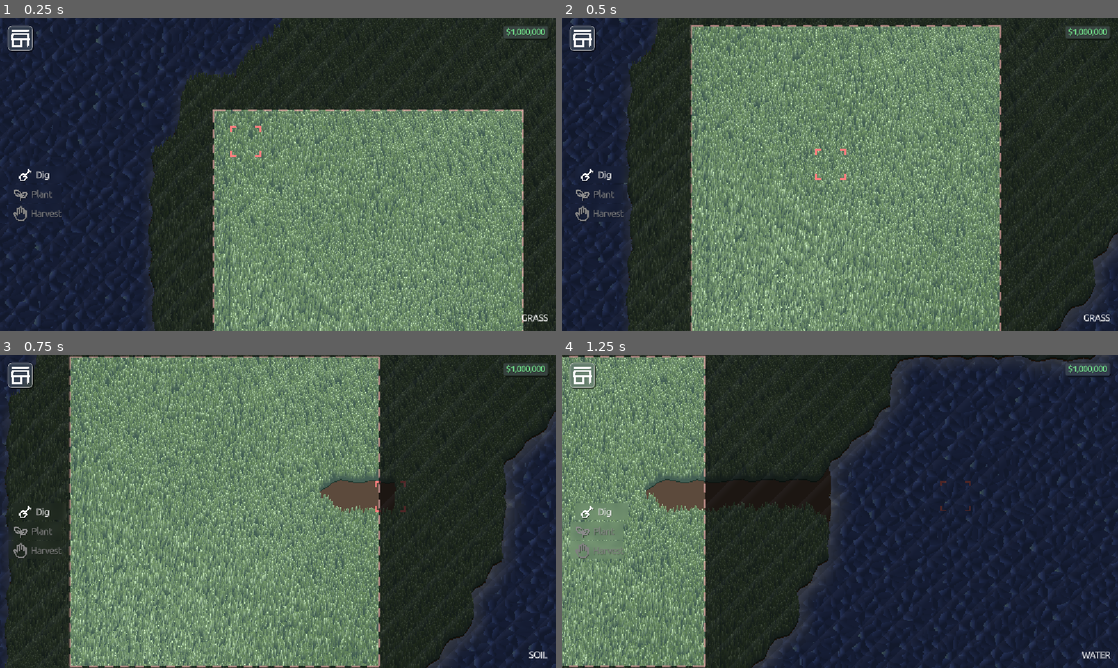
Above: before the commit, frames 1-4 (two rows, left to right).
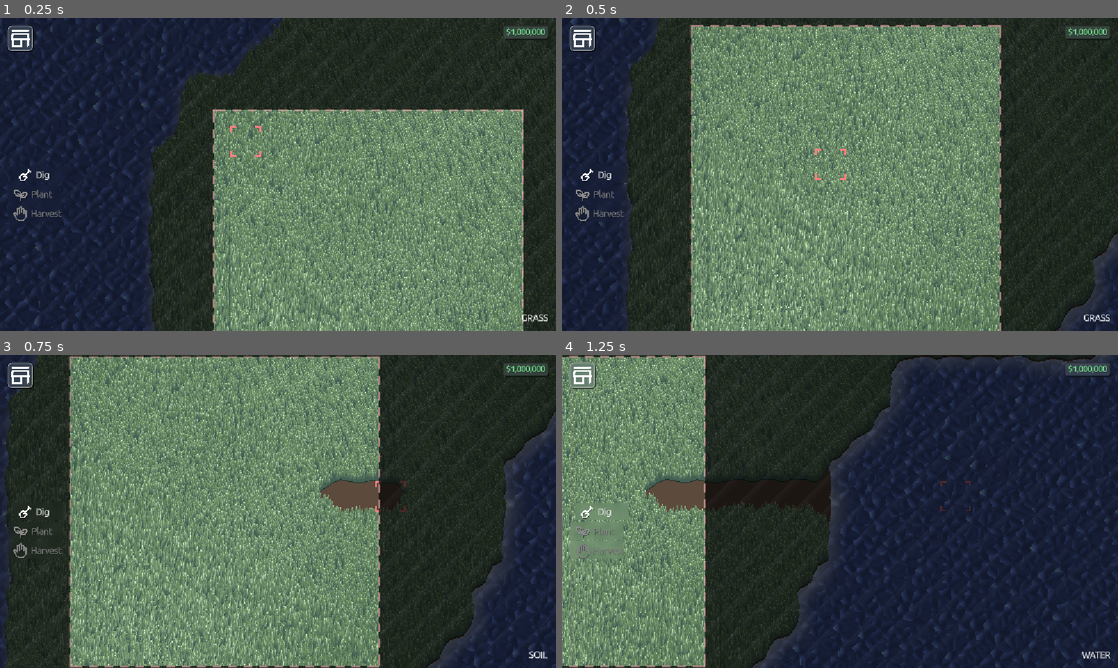
Above: after the commit, the same moments.

Repository: Glitch752/FarmAndFortune
Game: Godot game, scene res://scenes/Level.tscn
Same seed, same stepped clock (60 frames per second), same inputs: the game is played once before the commit and once after it.
Inputs (mouse positions are in pixels of both pictures, inside the frame that each line leads up to):
- Up to frame 1 (0.25 s): no input
- Up to frame 2 (0.5 s): no input
- Up to frame 3 (0.75 s): tap Enter at 0.5 s; move the mouse to (400, 495) at 0.52 s; press the mouse at (400, 495) at 0.53 s; hold D (move_right) from 0.53 s (still down)
- Up to frame 4 (1.25 s): keep holding D (move_right)

Frames 1-2 are identical in both runs. In frame 3, 0.1% of the frame differs, in the area x 71-92%, y 38-98%; in frame 4, nothing differs.

Commit message:
get terrain regeneration to a usable state I guess

Diff:
--- a/scripts/map_chunk.gd
+++ b/scripts/map_chunk.gd
@@ -1,5 +1,7 @@
 
 class_name MapChunk
+
+var async_debounce = preload("res://scripts/utils.gd").async_debounce
 
 var chunk_position: Vector2i = Vector2i.ZERO
 
@@ -15,12 +17,20 @@
 
 signal regenerate_grass()
 
+var _half_tile_changed_debounce = async_debounce.call(_half_tile_changed)
+func half_tile_changed():
+    _half_tile_changed_debounce.call([])
+
 # Called when the half-tile offset chunk around this one is changed
 # (meaning either this chunk or an up/left neighbor).
 # Used to regenerate chunks
-func half_tile_changed():
-    regenerate_terrain.emit()
+func _half_tile_changed():
+    print("half-tile changed for chunk %s, regenerating terrain and grass" % chunk_position)
+
+    regenerate_terrain.emit.call_deferred()
     await terrain_regenerated
+
+    print("regenerated signal")
 
     await ThreadPool.get_instance().submit(self.generate_grass_transforms)
 
--- a/scripts/utils.gd
+++ b/scripts/utils.gd
@@ -14,6 +14,32 @@
             last_call_time.time = current_time
             debouncee.callv(args)
 
+class _AsyncDebounceState:
+    var is_running: bool = false
+    var pending_call: bool = false
+
+## Ensures the given async function can only be running once at a time. If multiple calls are made while it's running, only the last one will run again after it finishes.
+static func async_debounce(debouncee: Callable) -> Callable:
+    var state: _AsyncDebounceState = _AsyncDebounceState.new()
+
+    return func(args: Array) -> void:
+        if state.is_running:
+            state.pending_call = true
+            return
+
+        state.is_running = true
+        await debouncee.callv(args)
+        state.is_running = false
+
+        print("First call finished, pending_call =", state.pending_call)
+
+        while state.pending_call:
+            state.pending_call = false
+
+            state.is_running = true
+            await debouncee.callv(args)
+            state.is_running = false
+
 static func async_lock(mutex: Mutex, timeout_ms: int = 1000) -> bool:
     while true:
         var locked = mutex.try_lock()
